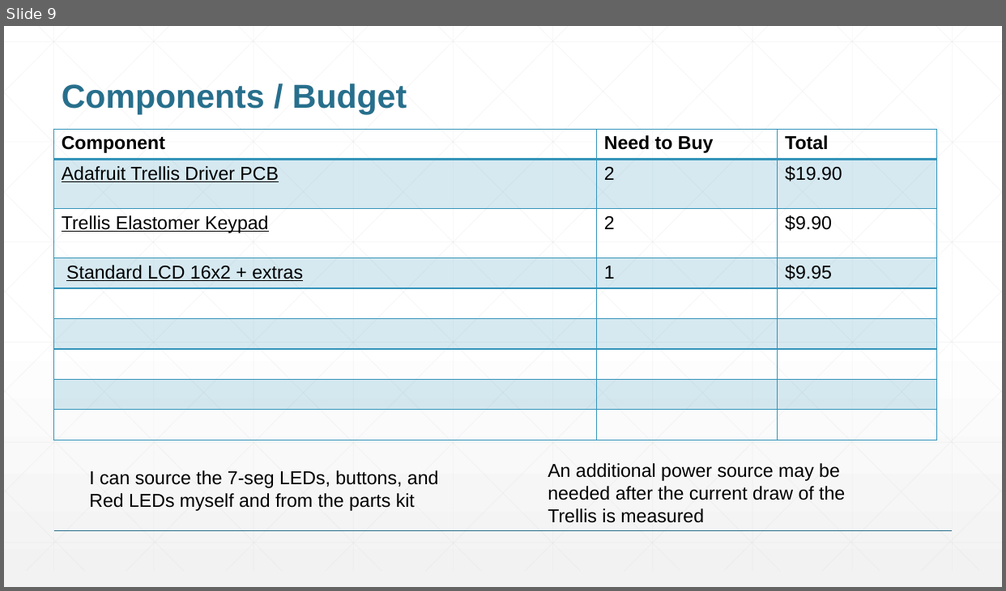
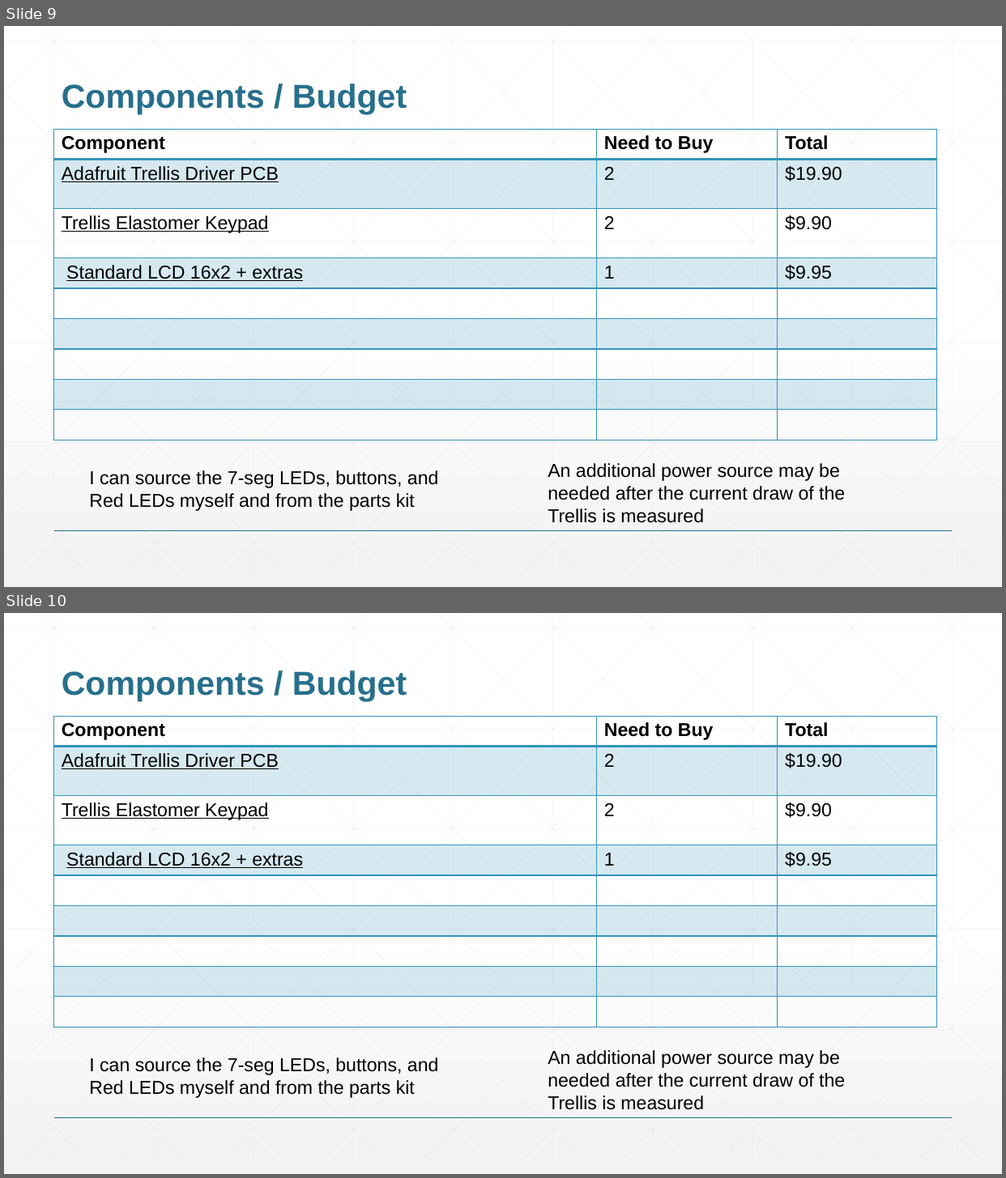
Before and after one commit to deepsn458/ENGI301, a slide deck: project_01/docs/Narayan_ENGI301_project_01_proposal.pptx. Shown one above the other, each under a label of ours: slide 9 before the commit, slides 9 and 10 after it. The pictures are 1006x591 and 1006x1178 pixels, drawn with LibreOffice and Linux fonts; fonts in the diff are those of the drawing. Boxes give left, top, right and bottom in pixels: in the first picture for what was removed or moved away, otherwise in the second. Text is boxed around its words. In the diff, an @@ line names an element or a change of style, - is before the commit and + after.

```diff
--- a/project_01/docs/Narayan_ENGI301_project_01_proposal.pptx
+++ b/project_01/docs/Narayan_ENGI301_project_01_proposal.pptx
@@ slide 10 added at [4, 613, 1002, 1174], background gradient #FFFFFF to #F2F2F2; not listed: 47 template elements that a slide beside it also shows @@
@@ title added at [62, 671, 407, 702], 32 pt, text #276F8B, bold @@
+Components / Budget
@@ table added at [54, 717, 937, 1033], 9 rows, 3 columns @@
+Component | Need to Buy | Total
+Adafruit Trellis Driver PCB | 2 | $19.90
+Trellis Elastomer Keypad | 2 | $9.90
+Standard LCD 16x2 + extras | 1 | $9.95
+ |  | 
+ |  | 
+ |  | 
+ |  | 
+ |  | 
@@ text added at [89, 1058, 439, 1098], 18 pt, text #000000 @@
+I can source the 7-seg LEDs, buttons, and Red LEDs myself and from the parts kit
@@ text added at [548, 1050, 845, 1110], 18 pt, text #000000 @@
+An additional power source may be needed after the current draw of the Trellis is measured
```
Also in this commit, not shown: 2 slides changed.
